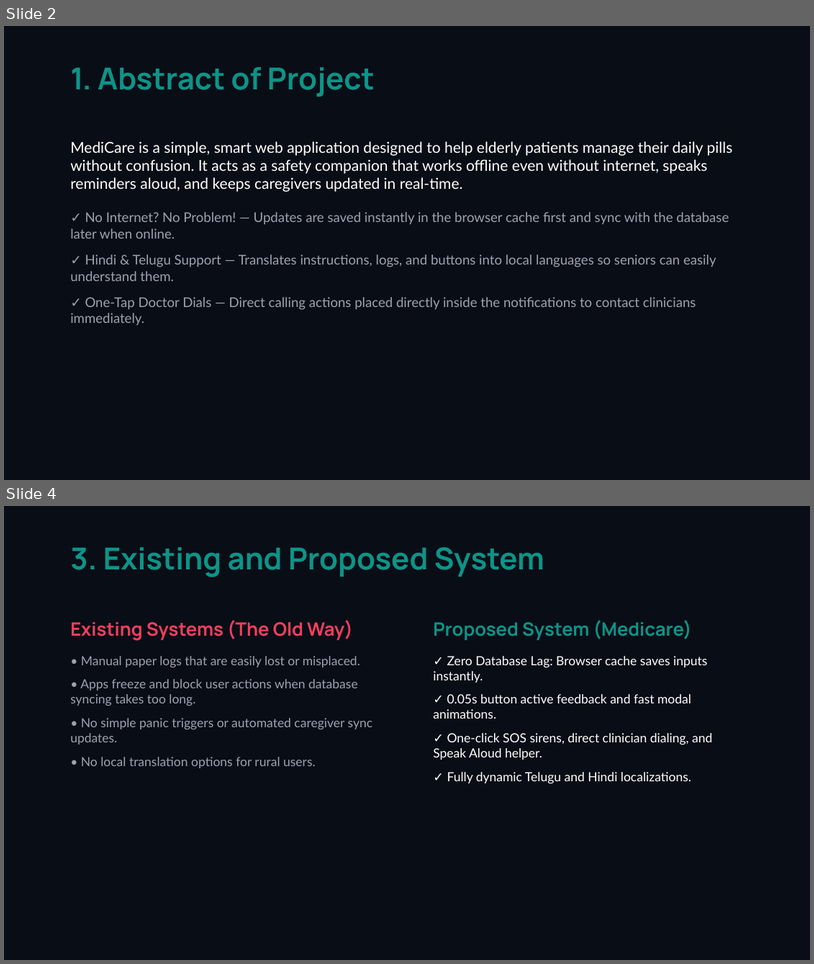
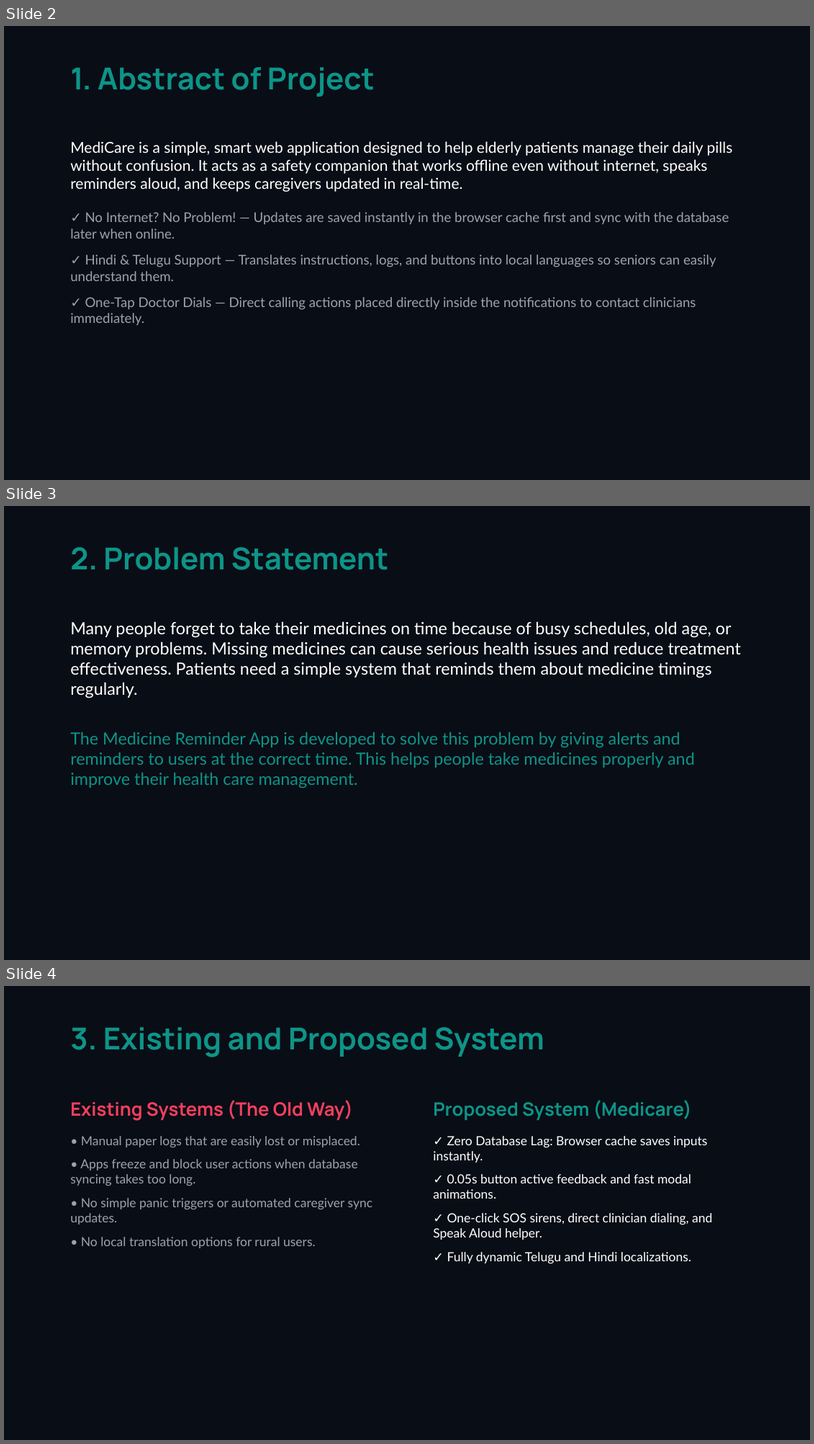
Before and after one commit to velagadadileep6-bot/Medicine-reminder, a slide deck: medicare_presentation.pptx. Shown one above the other, each under a label of ours: slides 2 and 4 before the commit, slides 2, 3 and 4 after it; the slides between them are not shown. The pictures are 814x964 and 814x1444 pixels, drawn with LibreOffice and Linux fonts; fonts in the diff are those of the drawing. Boxes give left, top, right and bottom in pixels: in the first picture for what was removed or moved away, otherwise in the second. Text is boxed around its words. In the diff, an @@ line names an element or a change of style, - is before the commit and + after.

Commit message:
docs: update Problem Statement slide with user verbatim explanation

```diff
--- a/medicare_presentation.pptx
+++ b/medicare_presentation.pptx
@@ slide 3 added at box(4, 506, 810, 960), background #090D16 @@
@@ text added at box(70, 547, 388, 570), 36 pt, text #0D9488, bold @@
+2. Problem Statement
@@ text added at box(70, 621, 741, 788), 20 pt, text #FFFFFF @@
+Many people forget to take their medicines on time because of busy schedules, old age, or memory problems. Missing medicines can cause serious health issues and reduce treatment effectiveness. Patients need a simple system that reminds them about medicine timings regularly.
+The Medicine Reminder App is developed to solve this problem by giving alerts and reminders to users at the correct time. This helps people take medicines properly and improve their health care management.
```
Also in this commit, not shown: 1 slide removed, 1 other file.
